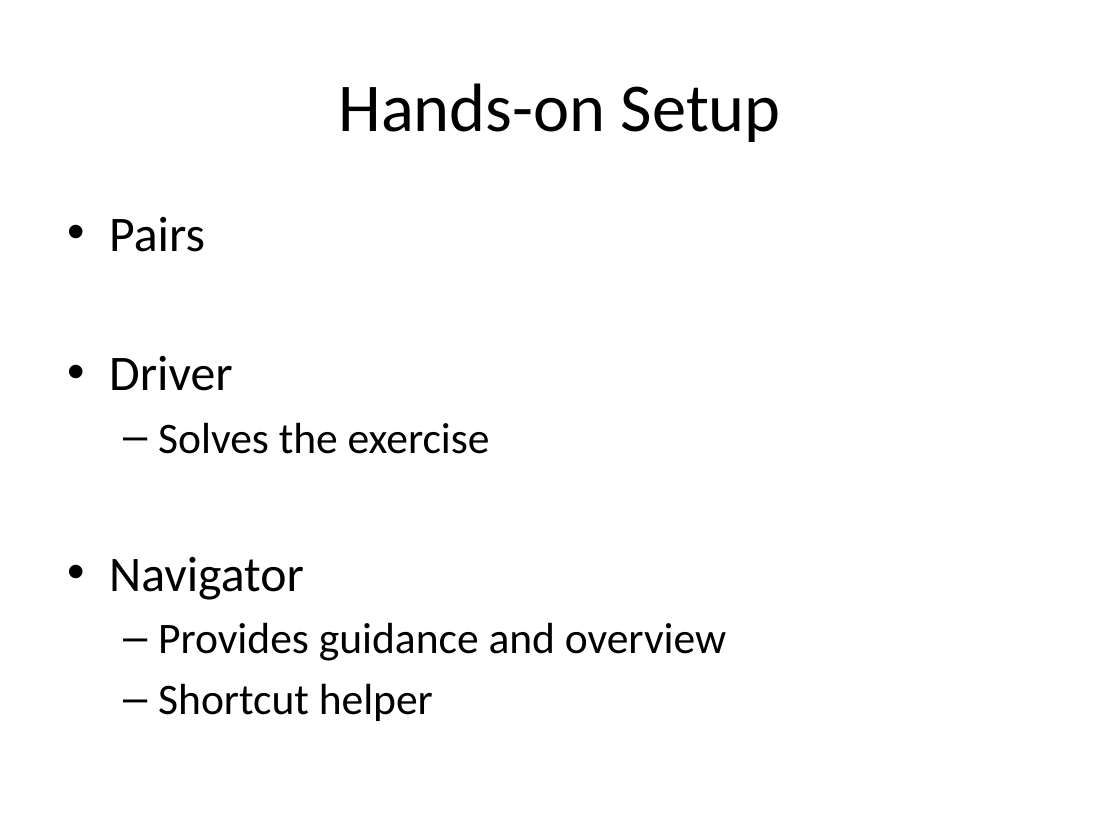
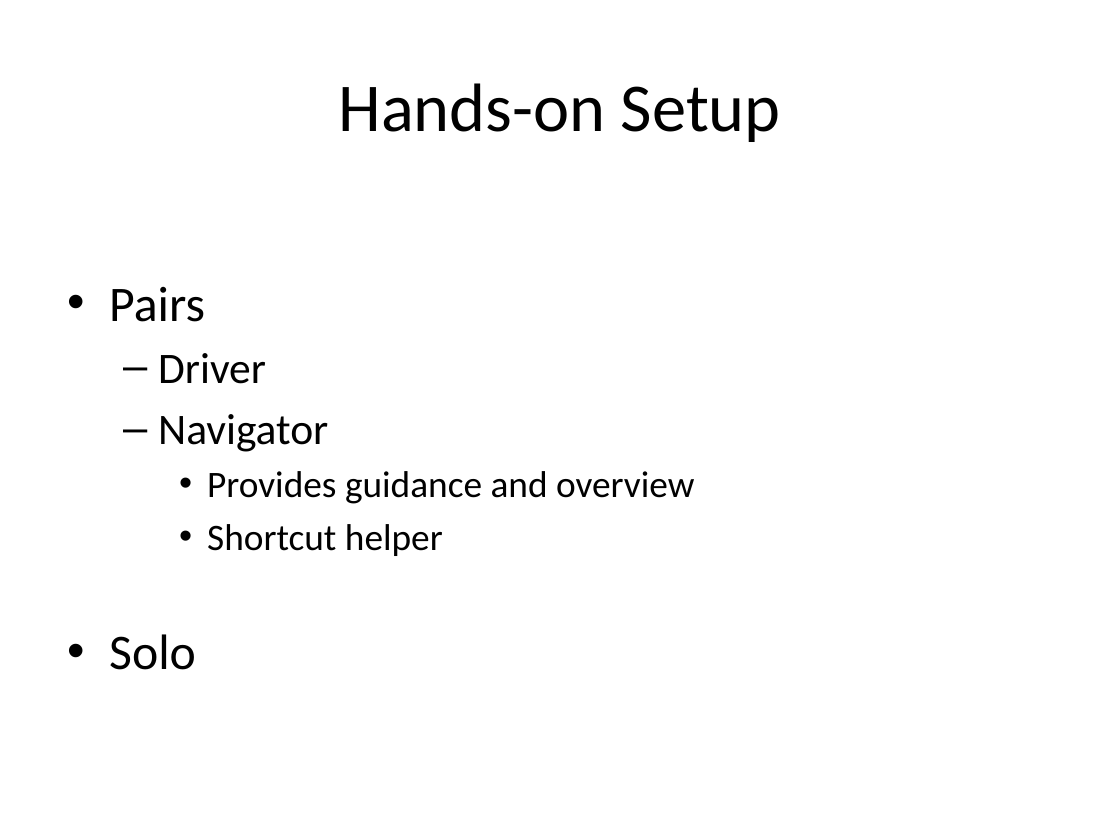
Before and after one commit to rasmuskl/ReSharperCourse, a slide deck: slide 5 of Presentations/1 - Introduction - ReSharper Course.pptx. Drawn at 1120x840 pixels with LibreOffice and Linux fonts; fonts in the diff are those of the drawing. Boxes give left, top, right and bottom in pixels: in the first picture for what was removed or moved away, otherwise in the second. Text is boxed around its words. In the diff, an @@ line names an element or a change of style, - is before the commit and + after.

```diff
--- a/Presentations/1 - Introduction - ReSharper Course.pptx
+++ b/Presentations/1 - Introduction - ReSharper Course.pptx
@@ text at <box>158,353,694,556</box>: size 32 to 28 pt in "Driver", "Navigator"; size 28 to 24 pt in "Provides guidance and overview", "Shortcut helper"; bullet • to –; list level 1 to 2 in "Driver"; list level 1 to 2 in "Navigator"; bullet – to •; list level 2 to 3 in "Provides guidance and overview"; list level 2 to 3 in "Shortcut helper" @@
@@ text at <box>158,422,490,454</box>: paragraph removed @@
-  – Solves the exercise
@@ text at <box>109,634,196,670</box>: paragraph added @@
+• Solo
```
Also in this commit, not shown: 4 other slides changed, 2 other files.
